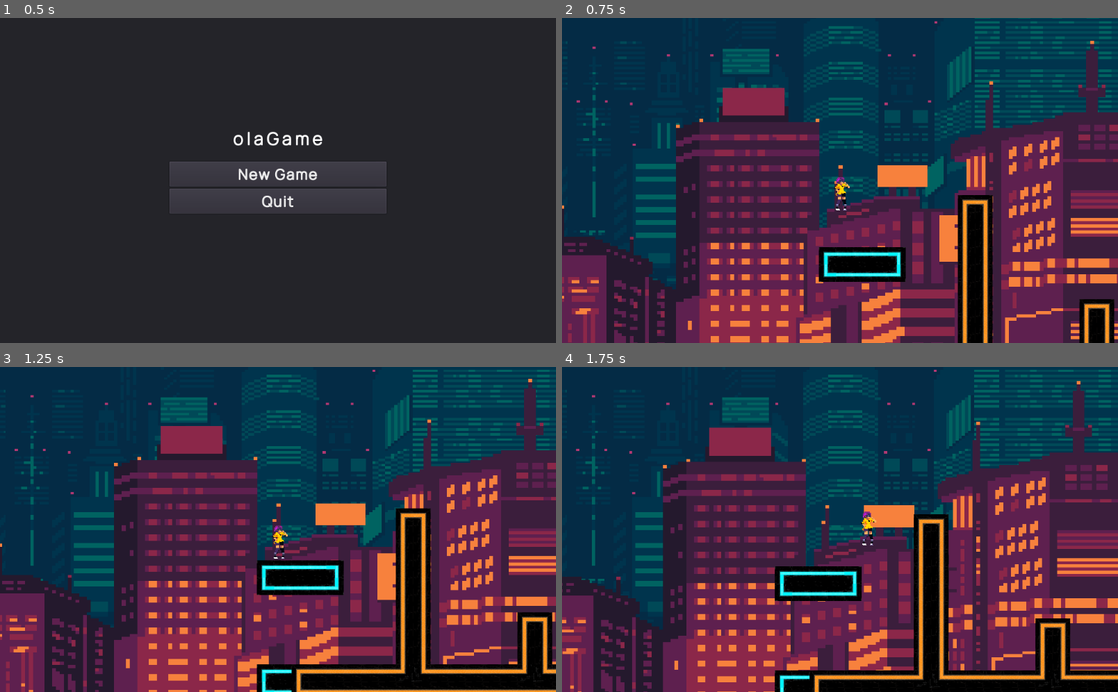
Above: before the commit, frames 1-4 (two rows, left to right).
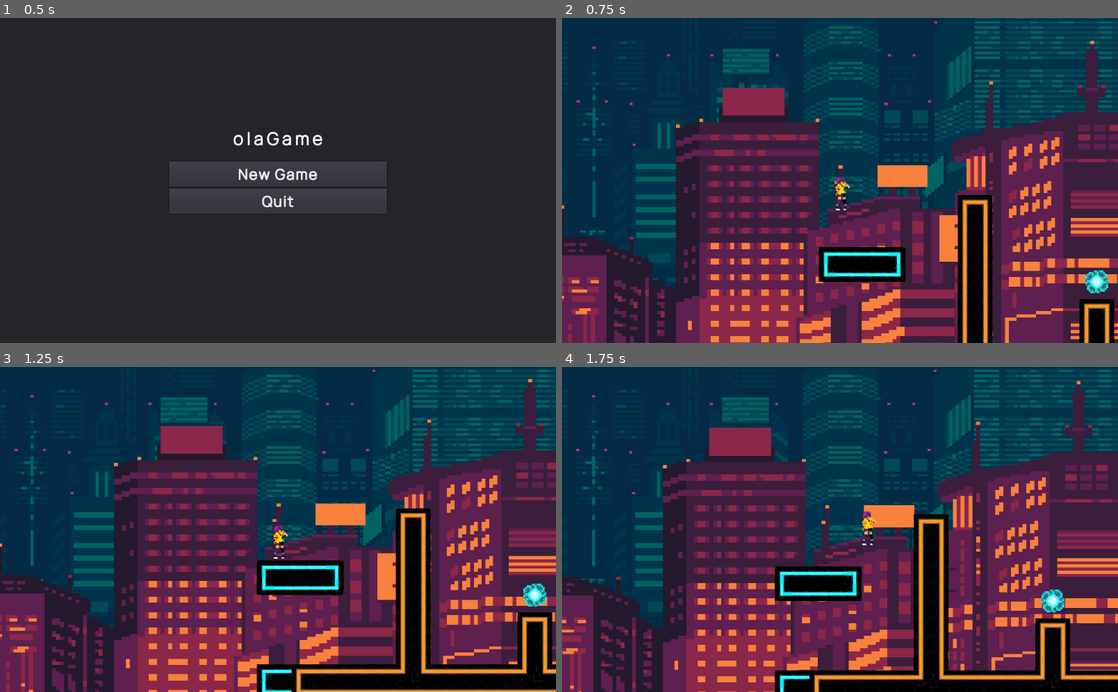
Above: after the commit, the same moments.

Repository: ivancdlarrain/olaGames
Game: Godot game, scene res://scenes/menus/Main_menu.tscn
Same seed, same stepped clock (60 frames per second), same inputs: the game is played once before the commit and once after it.
Inputs:
- Up to frame 1 (0.5 s): no input
- Up to frame 2 (0.75 s): click "New Game" at 0.5 s
- Up to frame 3 (1.25 s): no input
- Up to frame 4 (1.75 s): hold D (WASD_right) from 1.28 s (still down); hold Space (special) from 1.28 s (still down); tap W (WASD_up) at 1.52 s

Frame 1 is identical in both runs. In frame 2, 0.2% of the frame differs, in the area x 94-99%, y 77-85%; in frame 3, 0.2%; in frame 4, 0.2%, in the area x 86-91%, y 68-76%.

Commit message:
added portal.tscn
portal.tscn allows the player to move between scenes

Diff:
--- /dev/null
+++ b/assets/Area2D scenes/Portal.tscn
@@ -0,0 +1,43 @@
+[gd_scene load_steps=5 format=2]
+
+[ext_resource path="res://assets/sprites/environment/portal.png" type="Texture" id=1]
+[ext_resource path="res://scripts/Area2D/Portal.gd" type="Script" id=2]
+
+[sub_resource type="CircleShape2D" id=1]
+radius = 8.06226
+
+[sub_resource type="Animation" id=2]
+resource_name = "default"
+length = 0.5
+loop = true
+tracks/0/type = "value"
+tracks/0/path = NodePath("Sprite:frame")
+tracks/0/interp = 1
+tracks/0/loop_wrap = true
+tracks/0/imported = false
+tracks/0/enabled = true
+tracks/0/keys = {
+"times": PoolRealArray( 0, 0.1, 0.2, 0.3, 0.4, 0.5 ),
+"transitions": PoolRealArray( 1, 1, 1, 1, 1, 1 ),
+"update": 1,
+"values": [ 0, 1, 2, 3, 4, 5 ]
+}
+
+[node name="Portal" type="Area2D"]
+scale = Vector2( 3, 3 )
+script = ExtResource( 2 )
+__meta__ = {
+"_edit_group_": true
+}
+
+[node name="CollisionShape2D" type="CollisionShape2D" parent="."]
+shape = SubResource( 1 )
+
+[node name="Sprite" type="Sprite" parent="."]
+texture = ExtResource( 1 )
+hframes = 6
+frame = 5
+
+[node name="AnimationPlayer" type="AnimationPlayer" parent="."]
+anims/default = SubResource( 2 )
+[connection signal="body_entered" from="." to="." method="_on_Portal_body_entered"]
--- a/scenes/test01.tscn
+++ b/scenes/test01.tscn
@@ -11,6 +11,7 @@
 [ext_resource path="res://assets/tilemaps/PurpleSpikes.tscn" type="PackedScene" id=9]
 [ext_resource path="res://assets/tilemaps/BlueSpikes.tscn" type="PackedScene" id=10]
 [ext_resource path="res://assets/sprites/environment/background/back-buildings.png" type="Texture" id=11]
+[ext_resource path="res://assets/Area2D scenes/Portal.tscn" type="PackedScene" id=12]
 
 [node name="Node2D" type="Node2D"]
 script = ExtResource( 7 )
@@ -47,9 +48,7 @@
 tile_data = PoolIntArray( 458754, 0, 0, 458755, 0, 2, 458756, 0, 2, 458757, 0, 2, 458758, 0, 4, 524290, 0, 262144, 5242 …(831 unchanged characters)…
 
 [node name="OrangeTiles" parent="." instance=ExtResource( 5 )]
-
 tile_data = PoolIntArray( 262154, 0, 0, 262155, 0, 4, 327690, 0, 131072, 327691, 0, 131076, 393226, 0, 131072, 393227,  …(980 unchanged characters)…
-
 
 [node name="PurpleTiles" parent="." instance=ExtResource( 4 )]
 
@@ -59,3 +58,7 @@
 tile_data = PoolIntArray(  )
 
 [node name="PurpleSpikes" parent="." instance=ExtResource( 9 )]
+
+[node name="Portal" parent="." instance=ExtResource( 12 )]
+position = Vector2( 576, 288 )
+world_scene = "res://scenes/test01.tscn"
--- /dev/null
+++ b/scripts/Area2D/Portal.gd
@@ -0,0 +1,10 @@
+extends Area2D
+
+export(String, FILE, '*.tscn') var world_scene
+
+func _ready():
+	$AnimationPlayer.play('default')
+
+func _on_Portal_body_entered(_body):
+# warning-ignore:return_value_discarded
+	get_tree().change_scene(world_scene)
Not shown, added: assets/sprites/environment/portal.png.import
Not shown: 1 places in scenes/test01.tscn that only renumber resources
